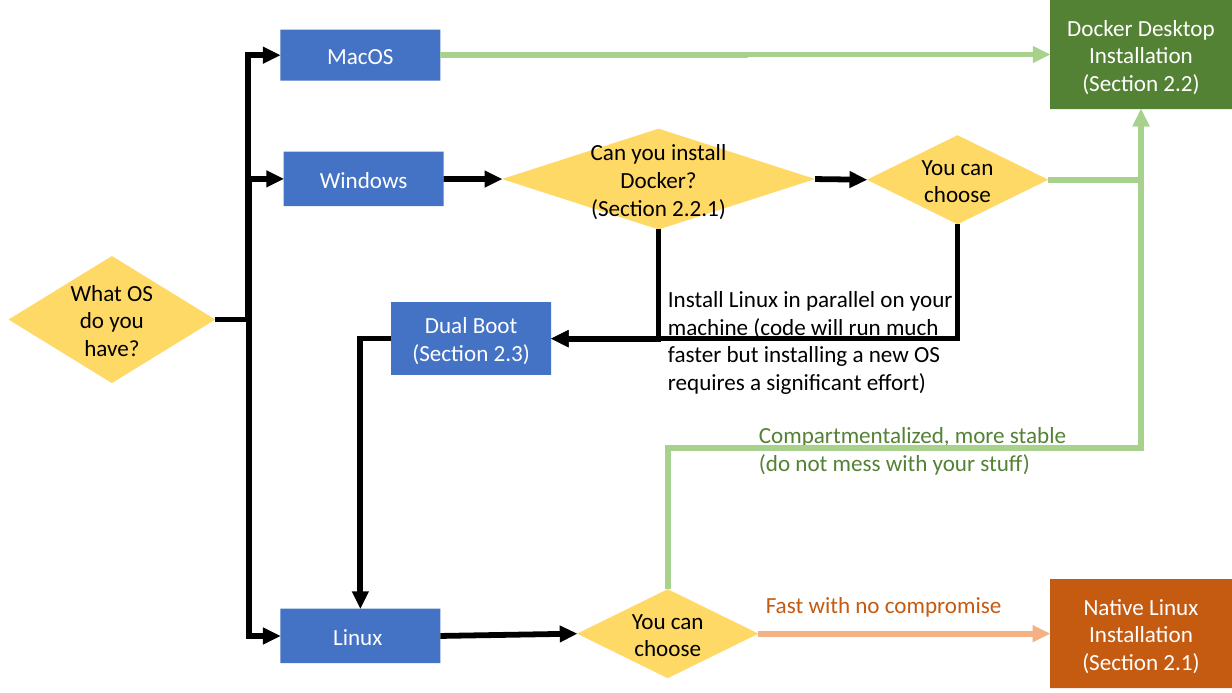
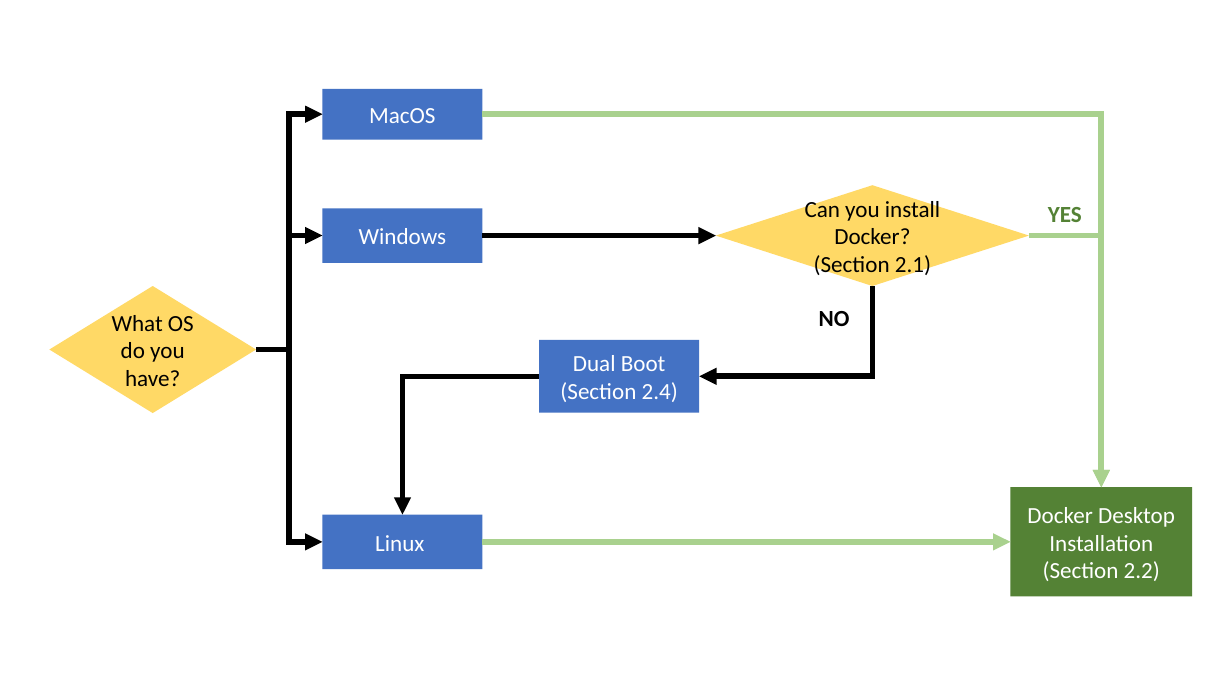
Before and after one commit to sofiedeweer/hpc-course-utilities, a slide deck: slide 1 of assets/flowchart-mk.pptx. Drawn at 1232x693 pixels with LibreOffice and Linux fonts; fonts in the diff are those of the drawing. Boxes give left, top, right and bottom in pixels: in the first picture for what was removed or moved away, otherwise in the second. Text is boxed around its words. In the diff, an @@ line names an element or a change of style, - is before the commit and + after.

```diff
--- a/assets/flowchart-mk.pptx
+++ b/assets/flowchart-mk.pptx
@@ rectangle "MacOS": place and size @@
-rectangle "MacOS" at (280,30,440,80)
+rectangle "MacOS" at (323,89,482,140)
@@ elbow arrow moved from (215, 320) - (280, 55) to (256, 349) - (323, 115) @@
@@ elbow arrow moved from (441, 55) - (1050, 55) to (482, 115) - (1102, 487) @@
@@ elbow arrow removed from (668, 590) to (1141, 109) @@
@@ diamond removed at (867,135,1048,224) @@
-You can choose
@@ arrow removed from (815, 179) to (867, 180) @@
@@ rectangle "Windows": place and size @@
-rectangle "Windows" at (284,152,444,206)
+rectangle "Windows" at (323,208,482,262)
@@ diamond "Can you install Docker? (Section ...": place and size @@
-diamond "Can you install Docker? (Section ..." at (502,128,815,229)
+diamond "Can you install Docker? (Section ..." at (716,185,1030,286)
@@ text in diamond at (805,197,940,279): text changed @@
-Can you install Docker? (Section 2.2.1)
+Can you install Docker? (Section 2.1)
@@ text added at (1048,207,1082,222), 18 pt, text #548235, bold @@
+YES
@@ elbow arrow moved from (215, 320) - (284, 179) to (256, 349) - (323, 236) @@
@@ arrow moved from (444, 179) - (502, 179) to (482, 236) - (716, 236) @@
@@ elbow arrow removed from (958, 225) to (552, 338) @@
@@ elbow arrow moved from (1049, 180) - (1141, 109) to (1030, 236) - (1102, 487) @@
@@ diamond "What OS do you have?": place and size @@
-diamond "What OS do you have?" at (8,256,215,384)
+diamond "What OS do you have?" at (49,287,256,414)
@@ text removed at (668,291,953,394) @@
-Install Linux in parallel on your machine (code will run much faster but installing a new OS requires a significant effort)
@@ elbow arrow moved from (659, 229) - (552, 338) to (872, 287) - (700, 376) @@
@@ text added at (819,311,850,326), 18 pt, text #000000, bold @@
+NO
@@ elbow arrow moved from (215, 320) - (280, 636) to (256, 349) - (323, 542) @@
@@ rectangle "Dual Boot (Section 2.4)": place and size @@
-rectangle "Dual Boot (Section 2.4)" at (391,302,551,375)
+rectangle "Dual Boot (Section 2.4)" at (540,340,700,413)
@@ text in rectangle at (560,355,678,402): text changed @@
-Dual Boot (Section 2.3)
+Dual Boot (Section 2.4)
@@ elbow arrow moved from (391, 338) - (360, 609) to (540, 376) - (403, 515) @@
@@ text removed at (759,427,1066,475) @@
-Compartmentalized, more stable
-(do not mess with your stuff)
@@ rectangle "Docker Desktop Installation": place and size @@
-rectangle "Docker Desktop Installation" at (1050,0,1232,109)
+rectangle "Docker Desktop Installation" at (1011,487,1193,596)
@@ rectangle "Linux": place and size @@
-rectangle "Linux" at (280,609,440,664)
+rectangle "Linux" at (323,515,482,569)
@@ arrow added from (482, 542) to (1011, 542), #A9D18E 4.5 pt @@
@@ diamond removed at (578,590,759,678) @@
-You can choose
@@ text removed at (766,597,1001,617) @@
-Fast with no compromise
@@ rectangle removed at (1050,579,1232,689) @@
-Native Linux Installation (Section 2.1)
@@ arrow removed from (441, 636) to (578, 634) @@
@@ arrow removed from (759, 634) to (1050, 634) @@
```
Also in this commit, not shown: 2 other files.
